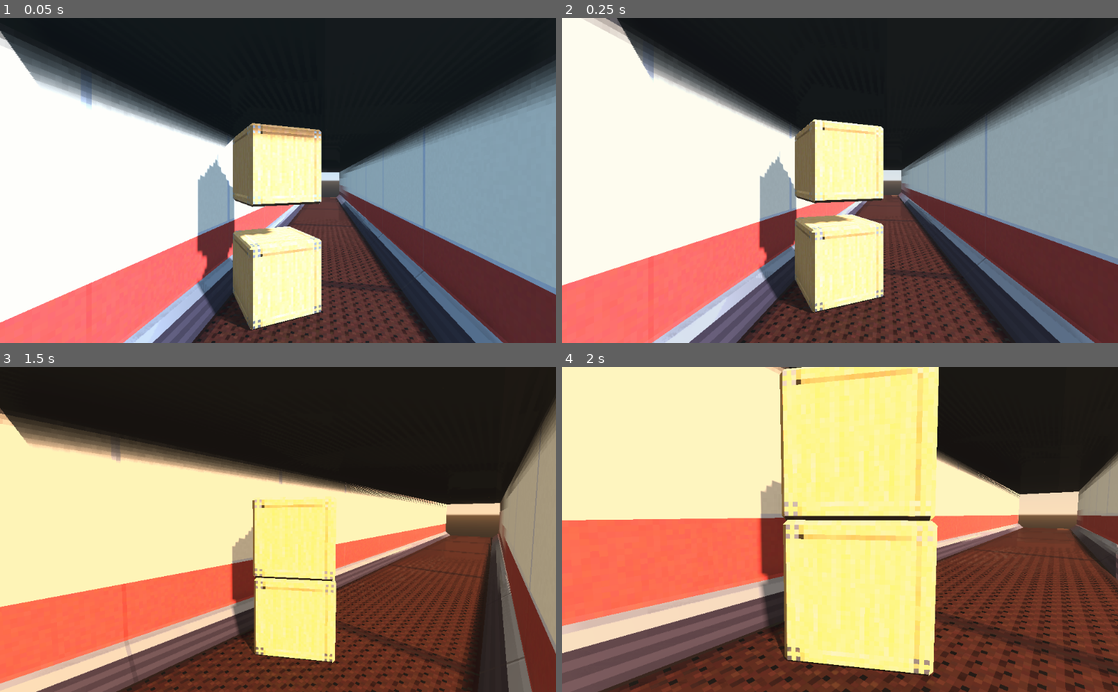
Above: before the commit, frames 1-4 (two rows, left to right).
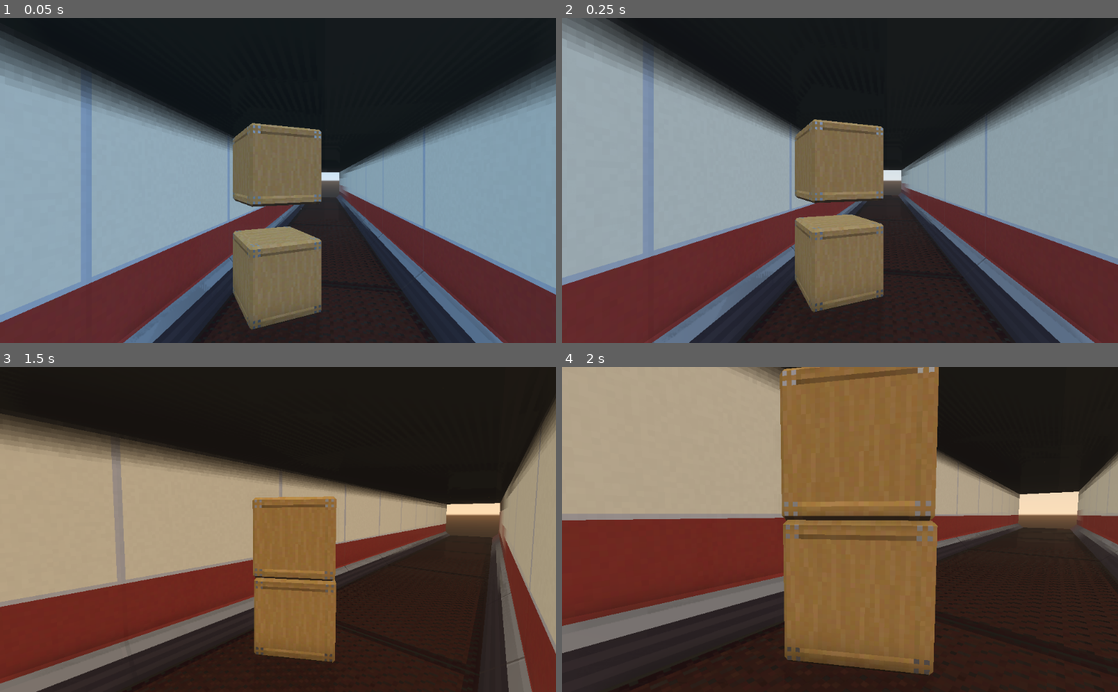
Above: after the commit, the same moments.

Repository: Naronco/JingleJam2020
Game: Godot game, scene res://main.tscn
Two runs of this game, one before a commit and one after it. Both use one fixed random seed, a clock stepped at 60 frames per second and the inputs below.
Inputs (mouse positions are in pixels of both pictures, inside the frame that each line leads up to):
- Up to frame 1 (0.05 s): no input
- Up to frame 2 (0.25 s): no input
- Up to frame 3 (1.5 s): tap Enter at 0.5 s; move the mouse to (400, 513) at 0.52 s; hold D (movement_right) 0.53-1.28 s; click (400, 513) at 0.67 s; tap Space (movement_jump) at 0.77 s; move the mouse to (250, 529) at 1.27 s; hold W (movement_forward) from 1.28 s (still down)
- Up to frame 4 (2 s): keep holding W (movement_forward); tap Space (movement_jump) at 1.52 s

The runs differ from the first frame. In frame 1, 42% of the frame differs, in the area x 0-77%, y 3-100%; in frame 2, 46%; in frame 3, 55%; in frame 4, 81%, in the area x 0-100%, y 0-100%.

Commit message:
add enemies

Diff:
--- /dev/null
+++ b/Enemy.gd
@@ -0,0 +1,27 @@
+extends KinematicBody
+
+
+var velocity = Vector3()
+
+# Called when the node enters the scene tree for the first time.
+func _ready():
+	pass # Replace with function body.
+
+
+func _physics_process(delta):
+	var gravityDir = PhysicsServer.area_get_param(get_world().get_space(), PhysicsServer.AREA_PARAM_GRAVITY_VECTOR)
+	var gravityStrength = PhysicsServer.area_get_param(get_world().get_space(), PhysicsServer.AREA_PARAM_GRAVITY)
+
+	var up = -gravityDir.normalized()
+	var velUp = velocity.dot(up) * up
+	var velPlane = velocity - velUp
+
+	velocity += 2 * -velPlane * delta
+	velocity += gravityDir * gravityStrength * delta
+
+	velocity = move_and_slide(velocity, up)
+
+
+# Called every frame. 'delta' is the elapsed time since the previous frame.
+#func _process(delta):
+#	pass
--- /dev/null
+++ b/Enemy.tscn
@@ -0,0 +1,39 @@
+[gd_scene load_steps=7 format=2]
+
+[ext_resource path="res://billboards.png" type="Texture" id=1]
+[ext_resource path="res://Enemy.gd" type="Script" id=2]
+
+[sub_resource type="AtlasTexture" id=1]
+flags = 18
+atlas = ExtResource( 1 )
+region = Rect2( 0, 0, 16, 16 )
+
+[sub_resource type="SpatialMaterial" id=2]
+params_cull_mode = 2
+params_billboard_mode = 2
+params_use_alpha_scissor = true
+params_alpha_scissor_threshold = 0.98
+albedo_texture = SubResource( 1 )
+
+[sub_resource type="AtlasTexture" id=3]
+flags = 18
+atlas = ExtResource( 1 )
+region = Rect2( 0, 16, 16, 32 )
+
+[sub_resource type="CapsuleShape" id=4]
+radius = 0.3
+height = 1.2
+
+[node name="Enemy" type="KinematicBody"]
+collision_layer = 2147483649
+script = ExtResource( 2 )
+
+[node name="Sprite3D" type="Sprite3D" parent="."]
+material_override = SubResource( 2 )
+pixel_size = 0.0625
+billboard = 2
+texture = SubResource( 3 )
+
+[node name="CollisionShape" type="CollisionShape" parent="."]
+transform = Transform( 1, 0, 0, 0, -1.62921e-07, -1, 0, 1, -1.62921e-07, 0, 0, 0 )
+shape = SubResource( 4 )
--- a/Player.gd
+++ b/Player.gd
@@ -166,6 +166,9 @@
 	var push = 0.1
 	for index in get_slide_count():
 		var collision = get_slide_collision(index)
+		if collision.get_collider().name == "Enemy":
+			print(collision.get_collider().velocity)
+			collision.get_collider().velocity += -collision.normal * 2
 		if collision.collider.has_method("apply_central_impulse"):
 			print("Pushing")
 			collision.collider.apply_central_impulse(-collision.normal * velocity.length() * push)
--- a/main.tscn
+++ b/main.tscn
@@ -12,6 +12,7 @@
 [ext_resource path="res://color_luts/funky.png" type="Texture" id=10]
 [ext_resource path="res://color_luts/cold.png" type="Texture" id=11]
 [ext_resource path="res://ReverseCard.tscn" type="PackedScene" id=12]
+[ext_resource path="res://Enemy.tscn" type="PackedScene" id=13]
 
 [sub_resource type="CapsuleShape" id=1]
 margin = 0.001
@@ -99,10 +100,10 @@
 
 [node name="Container" parent="test1" instance=ExtResource( 6 )]
 
-[node name="ReverseCard" parent="test1" instance=ExtResource( 12 )]
+[node name="ReverseCard2" parent="test1" instance=ExtResource( 12 )]
 transform = Transform( 1, 0, 0, 0, 1, 0, 0, 0, 1, 0, 0.5, 2.51029 )
 
-[node name="Sprite3D" type="Sprite3D" parent="test1/ReverseCard"]
+[node name="Sprite3D" type="Sprite3D" parent="test1/ReverseCard2"]
 material_override = SubResource( 3 )
 pixel_size = 0.0625
 billboard = 2
@@ -110,6 +111,12 @@
 
 [node name="ReverseCard" type="Spatial" parent="test1"]
 transform = Transform( 1, 0, 0, 0, 1, 0, 0, 0, 1, 0, 0.5, 1.476 )
+
+[node name="ReverseCard3" parent="test1" instance=ExtResource( 12 )]
+transform = Transform( 1, 0, 0, 0, 1, 0, 0, 0, 1, 4.63825, 0.717323, 0.857119 )
+
+[node name="Enemy" parent="test1" instance=ExtResource( 13 )]
+transform = Transform( 1, 0, 0, 0, 1, 0, 0, 0, 1, 8.83825, 2.07856, 3.50799 )
 
 [node name="test2 (mirrored)" type="MeshInstance" parent="."]
 transform = Transform( 1, 0, 0, 0, -1, 0, 0, 0, 1, 0, 20, 0 )
@@ -130,6 +137,7 @@
 
 [node name="DirectionalLight" type="DirectionalLight" parent="."]
 transform = Transform( 0.939693, 0.196174, 0.280166, -2.66914e-07, -0.819152, 0.573577, 0.34202, -0.538986, -0.769751, 0, 6.49306, -21.603 )
+visible = false
 light_energy = 5.0
 shadow_enabled = true
 shadow_bias = 0.01
Binary file changed: billboards.png
Not shown: 1 places in main.tscn that only renumber resources
